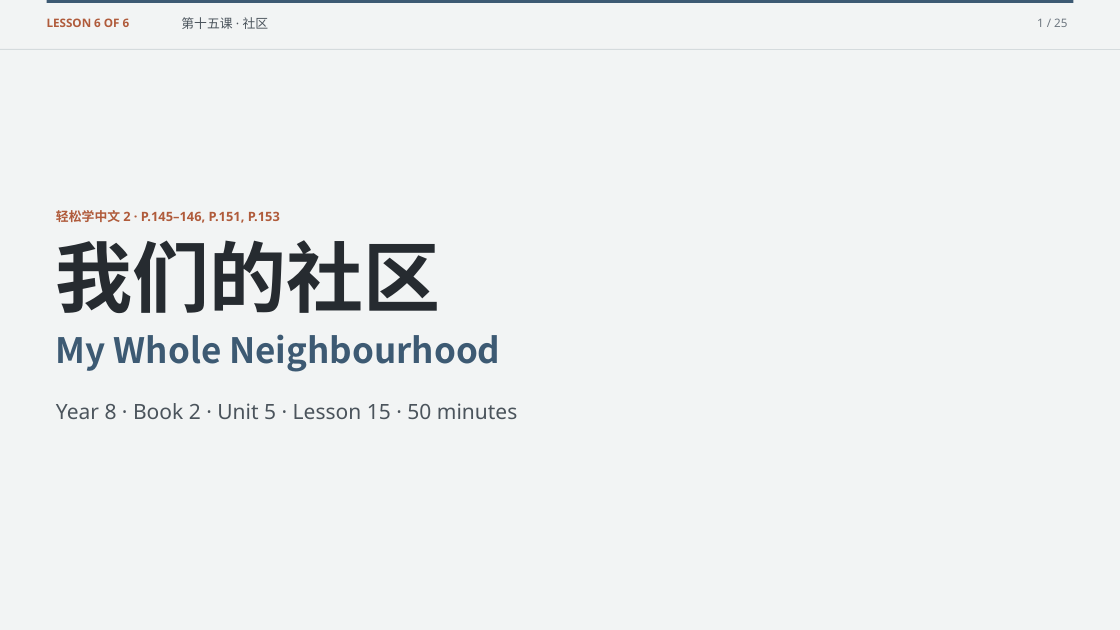
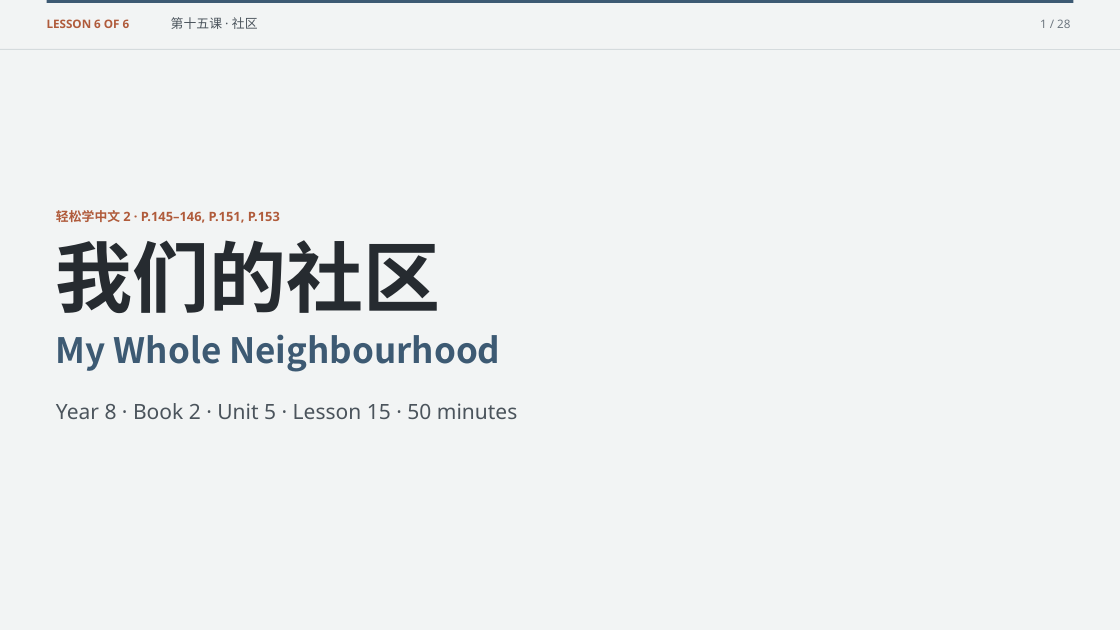
Before and after one commit to luojiahai/deck, a slide deck: slide 1 of index/designs/y8-l15/l6-my-neighbourhood/l6-my-neighbourhood.pptx. Drawn at 1120x630 pixels with LibreOffice and Linux fonts; fonts in the diff are those of the drawing. Boxes give left, top, right and bottom in pixels: in the first picture for what was removed or moved away, otherwise in the second. Text is boxed around its words. In the diff, an @@ line names an element or a change of style, - is before the commit and + after.

```diff
--- a/index/designs/y8-l15/l6-my-neighbourhood/l6-my-neighbourhood.pptx
+++ b/index/designs/y8-l15/l6-my-neighbourhood/l6-my-neighbourhood.pptx
@@ text "第十五课 · 社区": place and size @@
-text "第十五课 · 社区" at [181, 17, 269, 29]
+text "第十五课 · 社区" at [171, 17, 258, 29]
@@ text at [1040, 19, 1070, 28]: text changed @@
-1 / 25
+1 / 28
```
Also in this commit, not shown: 24 other slides changed, 3 slides added, 49 other files.
